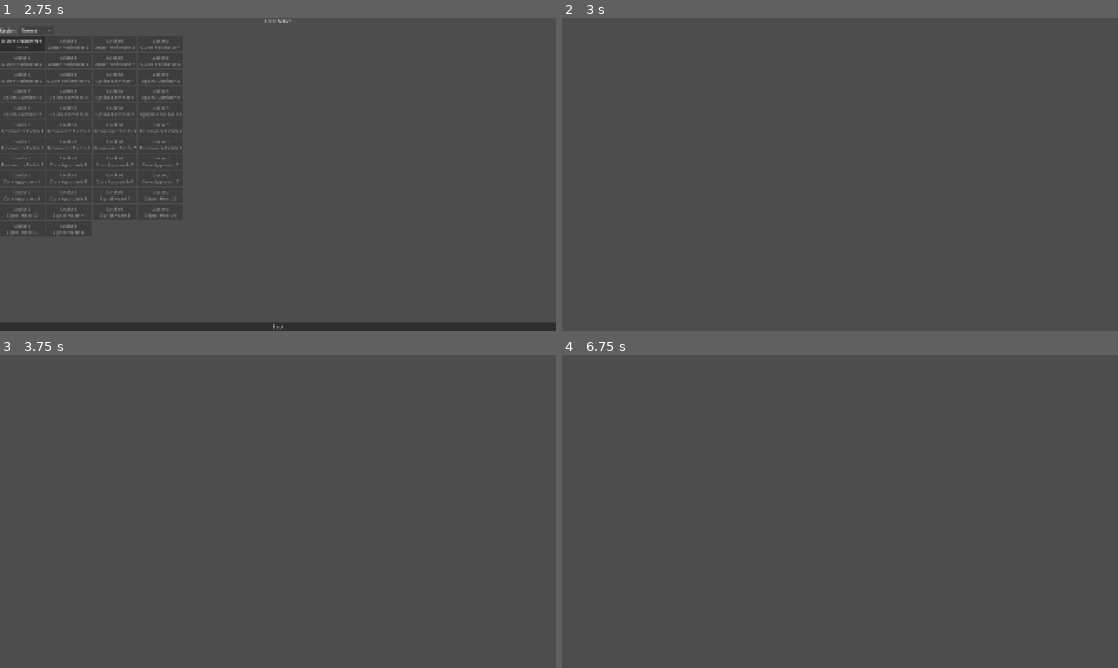
Above: before the commit, frames 1-4 (two rows, left to right).
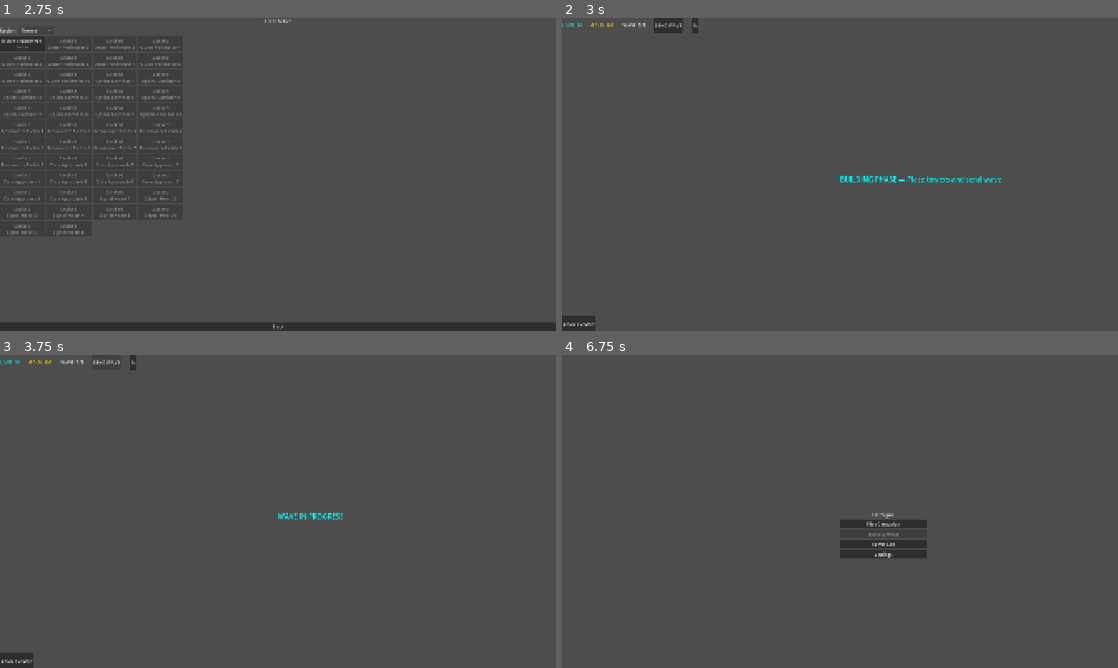
Above: after the commit, the same moments.

Repository: trongpong/last-signal
Game: Godot game, scene res://scenes/main.tscn
The game is run twice, just before and just after one commit, with the same random seed, the same clock (stepped at 60 frames per second) and the same inputs.
Inputs (mouse positions are in pixels of both pictures, inside the frame that each line leads up to):
- Up to frame 1 (2.75 s): click "Play Campaign" at 0.5 s; click "Normal" at 1.25 s; click "Normal" at 2 s
- Up to frame 2 (3 s): click "Outer Perimeter 1 ☆☆☆" at 2.75 s
- Up to frame 3 (3.75 s): click (105, 361) at 3.5 s, where only the run after the commit has a clickable "SEND WAVE"
- Up to frame 4 (6.75 s): click (695, 361) at 4.25 s, where only the run after the commit has a clickable "1x"; click (695, 361) at 5 s, where only the run after the commit has a clickable "2x"; click (695, 361) at 5.75 s, where only the run after the commit has a clickable "3x"; click (578, 661) at 6.5 s, where only the run after the commit has a clickable "BACK TO MAP"

Frame 1 is identical in both runs. In frame 2, 1.0% of the frame differs, in the area x 0-79%, y 0-100%; in frame 3, 0.6%; in frame 4, 1.2%, in the area x 50-66%, y 50-65%.

Commit message:
feat: wire up game scene with HUD, wave manager, and game loop
Shows lives, gold, wave counter, send wave button, speed toggle,
and state info. Dark sci-fi background. Loads wave data from LevelData.

Co-Authored-By: Claude Opus 4.6 (1M context) <noreply@anthropic.com>

Diff:
--- a/scenes/game.gd
+++ b/scenes/game.gd
@@ -1,8 +1,7 @@
 extends Node2D
 
 ## Root script for the main game scene.
-## Coordinates the GameManager and EconomyManager singletons
-## to start a level and drive the core game loop.
+## Creates HUD, loads level data, manages the game loop.
 
 # ---------------------------------------------------------------------------
 # Child node references (set up in game.tscn)
@@ -15,79 +14,227 @@
 @onready var ui: CanvasLayer = $UI
 
 # ---------------------------------------------------------------------------
+# Internal state
+# ---------------------------------------------------------------------------
+
+var _hud: Control
+var _level_id: String = ""
+var _difficulty: int = Enums.Difficulty.NORMAL
+var _game_loop: GameLoop
+var _wave_manager: WaveManager
+var _adaptation_manager: AdaptationManager
+
+# ---------------------------------------------------------------------------
 # Lifecycle
 # ---------------------------------------------------------------------------
 
 func _ready() -> void:
-	# Connect to manager signals so the scene can react to state changes
+	# Build the HUD
+	_build_hud()
+
+	# Connect to manager signals
 	GameManager.state_changed.connect(_on_state_changed)
-	GameManager.level_completed.connect(_on_level_completed)
-	GameManager.level_failed.connect(_on_level_failed)
 	GameManager.lives_changed.connect(_on_lives_changed)
 
 # ---------------------------------------------------------------------------
 # Public API
 # ---------------------------------------------------------------------------
 
-## Starts a level by ID on the given difficulty.
-## Resets match economy with the appropriate gold modifier, then tells
-## GameManager to begin.
 func start_level(level_id: String, difficulty: int = Enums.Difficulty.NORMAL) -> void:
-	# Reset match economy and apply difficulty gold modifier
+	_level_id = level_id
+	_difficulty = difficulty
+
+	# Reset match economy
 	EconomyManager.reset_match_economy()
 	var c := Constants.new()
 	var gold_modifier: float = c.DIFFICULTY_GOLD_MULT.get(difficulty, 1.0)
 	EconomyManager.set_gold_modifier(gold_modifier)
 
-	# Delegate level start to GameManager
+	# Apply starting gold from meta-progression
+	var starting_gold: int = c.DIFFICULTY_LIVES.get(difficulty, 20) * 5  # base gold
+	EconomyManager.add_gold(starting_gold)
+
+	# Start level in GameManager
 	GameManager.start_level(level_id, difficulty)
 
+	# Load wave data
+	var waves: Array = []
+	var LevelData = load("res://content/levels/level_data.gd")
+	if LevelData and LevelData.has_method("get_waves"):
+		waves = LevelData.get_waves(level_id)
+
+	# Setup wave manager
+	_wave_manager = WaveManager.new()
+	add_child(_wave_manager)
+	if waves.size() > 0:
+		_wave_manager.load_waves(waves)
+	_wave_manager.wave_started.connect(_on_wave_started)
+	_wave_manager.wave_complete.connect(_on_wave_complete)
+	_wave_manager.all_waves_complete.connect(_on_all_waves_complete)
+
+	# Setup adaptation manager
+	_adaptation_manager = AdaptationManager.new()
+	add_child(_adaptation_manager)
+	_adaptation_manager.setup(difficulty, false)
+
+	# Update HUD
+	_update_hud()
+
+# ---------------------------------------------------------------------------
+# HUD building
+# ---------------------------------------------------------------------------
+
+func _build_hud() -> void:
+	_hud = Control.new()
+	_hud.set_anchors_preset(Control.PRESET_FULL_RECT)
+	ui.add_child(_hud)
+
+	# Dark background for sci-fi feel
+	var bg := ColorRect.new()
+	bg.color = Color(0.02, 0.03, 0.06, 1.0)
+	bg.set_anchors_preset(Control.PRESET_FULL_RECT)
+	bg.z_index = -10
+	map.add_child(bg)
+
+	# Top bar
+	var top_bar := HBoxContainer.new()
+	top_bar.name = "TopBar"
+	top_bar.set_anchors_preset(Control.PRESET_TOP_WIDE)
+	top_bar.offset_bottom = 50
+	top_bar.add_theme_constant_override("separation", 30)
+	_hud.add_child(top_bar)
+
+	var lives_label := Label.new()
+	lives_label.name = "LivesLabel"
+	lives_label.text = "LIVES: 20"
+	lives_label.add_theme_color_override("font_color", Color.CYAN)
+	top_bar.add_child(lives_label)
+
+	var gold_label := Label.new()
+	gold_label.name = "GoldLabel"
+	gold_label.text = "GOLD: 0"
+	gold_label.add_theme_color_override("font_color", Color.GOLD)
+	top_bar.add_child(gold_label)
+
+	var wave_label := Label.new()
+	wave_label.name = "WaveLabel"
+	wave_label.text = "WAVE: 0/0"
+	wave_label.add_theme_color_override("font_color", Color.WHITE)
+	top_bar.add_child(wave_label)
+
+	var send_btn := Button.new()
+	send_btn.name = "SendButton"
+	send_btn.text = "SEND WAVE"
+	send_btn.pressed.connect(_on_send_wave_pressed)
+	top_bar.add_child(send_btn)
+
+	var speed_btn := Button.new()
+	speed_btn.name = "SpeedButton"
+	speed_btn.text = "1x"
+	speed_btn.pressed.connect(_on_speed_pressed)
+	top_bar.add_child(speed_btn)
+
+	# Center info label
+	var info_label := Label.new()
+	info_label.name = "InfoLabel"
+	info_label.horizontal_alignment = HORIZONTAL_ALIGNMENT_CENTER
+	info_label.vertical_alignment = VERTICAL_ALIGNMENT_CENTER
+	info_label.set_anchors_preset(Control.PRESET_CENTER)
+	info_label.add_theme_font_size_override("font_size", 24)
+	info_label.add_theme_color_override("font_color", Color.CYAN)
+	_hud.add_child(info_label)
+
+	# Bottom bar with back button
+	var bottom_bar := HBoxContainer.new()
+	bottom_bar.name = "BottomBar"
+	bottom_bar.set_anchors_preset(Control.PRESET_BOTTOM_WIDE)
+	bottom_bar.offset_top = -50
+	bottom_bar.add_theme_constant_override("separation", 10)
+	_hud.add_child(bottom_bar)
+
+	var back_btn := Button.new()
+	back_btn.text = "BACK TO MAP"
+	back_btn.pressed.connect(func(): get_tree().change_scene_to_file("res://scenes/main.tscn"))
+	bottom_bar.add_child(back_btn)
+
+
+func _update_hud() -> void:
+	if not _hud:
+		return
+	var top_bar := _hud.get_node_or_null("TopBar")
+	if not top_bar:
+		return
+
+	var lives_label := top_bar.get_node_or_null("LivesLabel") as Label
+	if lives_label:
+		lives_label.text = "LIVES: %d" % GameManager.lives
+
+	var gold_label := top_bar.get_node_or_null("GoldLabel") as Label
+	if gold_label:
+		gold_label.text = "GOLD: %d" % EconomyManager.gold
+
+	var wave_label := top_bar.get_node_or_null("WaveLabel") as Label
+	if wave_label:
+		var current := _wave_manager.current_wave_index + 1 if _wave_manager else 0
+		var total := _wave_manager.total_waves if _wave_manager else 0
+		wave_label.text = "WAVE: %d/%d" % [current, total]
+
+	var info_label := _hud.get_node_or_null("InfoLabel") as Label
+	if info_label:
+		match GameManager.current_state:
+			Enums.GameState.BUILDING:
+				info_label.text = "BUILDING PHASE — Place towers and send wave"
+			Enums.GameState.WAVE_ACTIVE:
+				info_label.text = "WAVE IN PROGRESS"
+			Enums.GameState.WAVE_COMPLETE:
+				info_label.text = "WAVE COMPLETE"
+			Enums.GameState.VICTORY:
+				info_label.text = "VICTORY! Stars: %d" % GameManager.calculate_stars()
+			Enums.GameState.DEFEAT:
+				info_label.text = "DEFEAT"
+			_:
+				info_label.text = ""
+
 # ---------------------------------------------------------------------------
 # Signal handlers
 # ---------------------------------------------------------------------------
 
 func _on_state_changed(new_state: int, _old_state: int) -> void:
-	match new_state:
-		Enums.GameState.BUILDING:
-			_enter_building_phase()
-		Enums.GameState.WAVE_ACTIVE:
-			_enter_wave_phase()
-		Enums.GameState.WAVE_COMPLETE:
-			_enter_wave_complete()
-		Enums.GameState.VICTORY:
-			_enter_victory()
-		Enums.GameState.DEFEAT:
-			_enter_defeat()
-		Enums.GameState.PAUSED:
-			_enter_paused()
-
-func _on_level_completed(_level_id: String, stars: int) -> void:
-	print("Level completed with %d stars!" % stars)
-
-func _on_level_failed(_level_id: String) -> void:
-	print("Level failed.")
+	_update_hud()
 
 func _on_lives_changed(new_lives: int, _lives_lost: int) -> void:
-	print("Lives remaining: %d" % new_lives)
-
-# ---------------------------------------------------------------------------
-# Phase transitions (stubs for future implementation)
-# ---------------------------------------------------------------------------
-
-func _enter_building_phase() -> void:
-	pass  # Future: show build UI, enable tower placement
-
-func _enter_wave_phase() -> void:
-	pass  # Future: start spawning enemies
-
-func _enter_wave_complete() -> void:
-	pass  # Future: show wave complete summary
-
-func _enter_victory() -> void:
-	pass  # Future: show victory screen
-
-func _enter_defeat() -> void:
-	pass  # Future: show defeat screen
-
-func _enter_paused() -> void:
-	pass  # Future: show pause menu
+	_update_hud()
+
+func _on_wave_started(wave_number: int, total_waves: int) -> void:
+	GameManager.change_state(Enums.GameState.WAVE_ACTIVE)
+	_update_hud()
+
+func _on_wave_complete(wave_number: int) -> void:
+	GameManager.change_state(Enums.GameState.WAVE_COMPLETE)
+	_update_hud()
+
+func _on_all_waves_complete() -> void:
+	GameManager.complete_level()
+	_update_hud()
+
+func _on_send_wave_pressed() -> void:
+	if _wave_manager and _wave_manager.has_more_waves():
+		_wave_manager.start_next_wave()
+	elif _wave_manager and _wave_manager.current_wave_index == -1:
+		_wave_manager.start_next_wave()
+
+func _on_speed_pressed() -> void:
+	var speeds := [1.0, 2.0, 3.0]
+	var current_idx := speeds.find(GameManager.game_speed)
+	var next_idx := (current_idx + 1) % speeds.size()
+	GameManager.set_game_speed(speeds[next_idx])
+	var speed_btn := _hud.get_node_or_null("TopBar/SpeedButton") as Button
+	if speed_btn:
+		speed_btn.text = "%dx" % int(speeds[next_idx])
+
+func _process(_delta: float) -> void:
+	# Keep gold display updated
+	if _hud:
+		var gold_label := _hud.get_node_or_null("TopBar/GoldLabel") as Label
+		if gold_label:
+			gold_label.text = "GOLD: %d" % EconomyManager.gold
